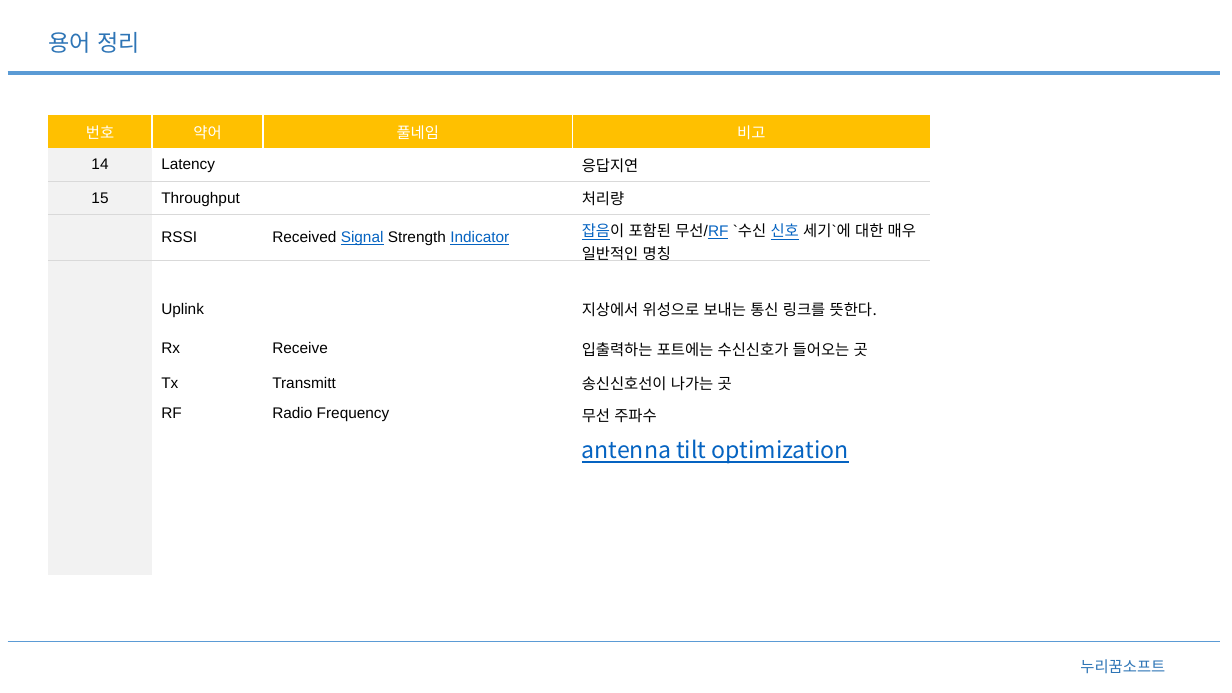
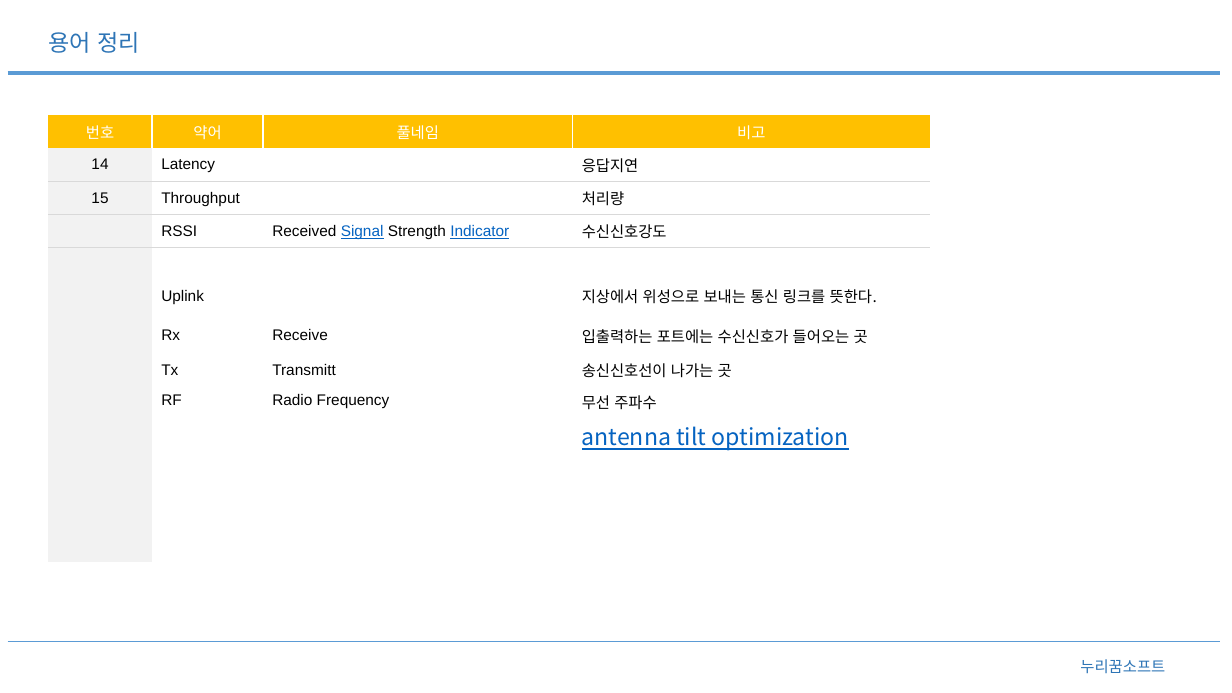
Before and after one commit to pmosoft/spark_scala, a slide deck: slide 8 of eos/01.분석/지도데이터분석.pptx. Drawn at 1232x693 pixels with LibreOffice and Linux fonts; fonts in the diff are those of the drawing. Boxes give left, top, right and bottom in pixels: in the first picture for what was removed or moved away, otherwise in the second. Text is boxed around its words. In the diff, an @@ line names an element or a change of style, - is before the commit and + after.

```diff
--- a/eos/01.분석/지도데이터분석.pptx
+++ b/eos/01.분석/지도데이터분석.pptx
@@ table at bbox=[48, 115, 930, 562] @@
-row 4, column 4: 잡음이 포함된 무선/RF `수신 신호 세기`에 대한 매우 일반적인 명칭
+row 4, column 4: 수신신호강도
```
Also in this commit, not shown: 1 other slide changed, 1 slide removed, 1 other file.
